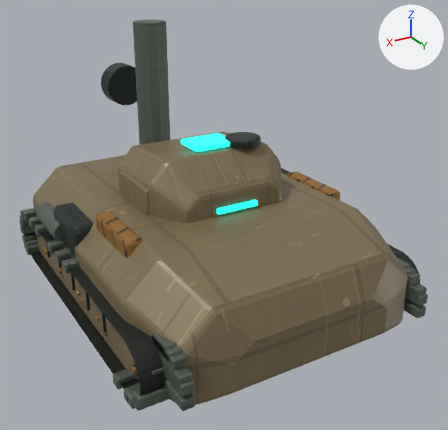
The glTF model assets/models/vehicles/bulwark.glb, before and after one commit.
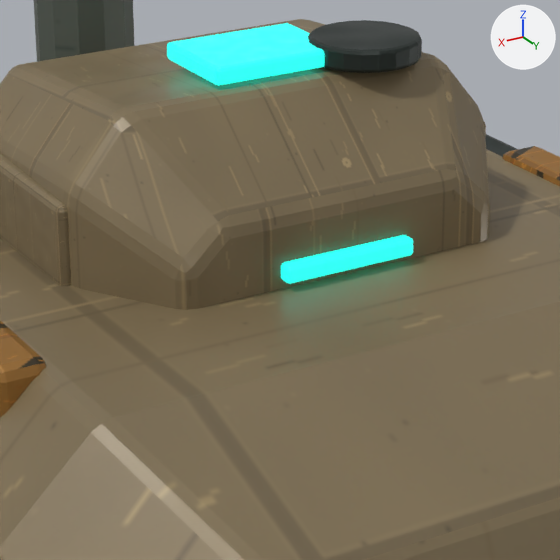
Old and new are each drawn whole from a 50 mm lens placed at (2.74, 4.98, 3.4), pointed at (-0.12, 0.22, 1.02) and again close up on the part from 29% to 68% of the width and 29% to 70% of the height. Lighting does not change. The marker at upper right points along +X, +Y and +Z. The older version's two pictures come first. Where no turn or scale is listed for an object, it has been applied to the vertices. Vertices at exactly the same position are counted once.

The older version as bpy lines, for what is in view:
```python
me_cube_696 = bpy.data.meshes.new('Cube.696')
me_cube_696.from_pydata(...)  # 56 vertices, 108 faces; spans x -0.21..0.21, y -0.157..0.157, z -0.027..0.027
me_cube_696.materials.append(mat_teamcolor___vehicle_identification)
me_static___vehicle___hazard___consolidated_mesh_006 = bpy.data.meshes.new('Static · Vehicle / hazard · consolidated mesh.006')
me_static___vehicle___hazard___consolidated_mesh_006.from_pydata(...)  # 2512 vertices, 4904 faces; spans x -0.18..2.64, y -0.29..2.78, z -0.11..0.86
me_static___vehicle___hazard___consolidated_mesh_006.materials.append(mat_vehicle___hazard)
me_teamcolor___consolidated_mesh_006 = bpy.data.meshes.new('TeamColor · consolidated mesh.006')
me_teamcolor___consolidated_mesh_006.from_pydata(...)  # 360 vertices, 700 faces; spans x -0.45..0.45, y -2.1..0.03, z -0.39..0.35
me_teamcolor___consolidated_mesh_006.materials.append(mat_teamcolor___vehicle_identification)
ob_static___vehicle___hazard = bpy.data.objects.new('Static · Vehicle / hazard', me_static___vehicle___hazard___consolidated_mesh_006)
ob_static___vehicle___hazard.location = (-1.229, -1.175, 0.39)
ob_teamcolor = bpy.data.objects.new('TeamColor', me_teamcolor___consolidated_mesh_006)
ob_teamcolor.location = (0.0, 0.98, 0.96)
ob_teamcolor_001 = bpy.data.objects.new('TeamColor.001', me_cube_696)
ob_teamcolor_001.location = (0.0, 0.12, 1.745)
# also in view: 'Static · Vehicle / steel' at (0.0, 0.0, 1.46); 'Static · Vehicle / armor_light.001' at (0.0, 0.0, 1.33); 'Bulwark · welded six-facet armored hull' at (0.0, 0.03, 0.74); 'Bulwark Assault · faceted traversing gunhouse' at (0.0, 0.0, 1.38); 'Static · Vehicle / dark.001' at (0.0, 0.0, 1.35)
```
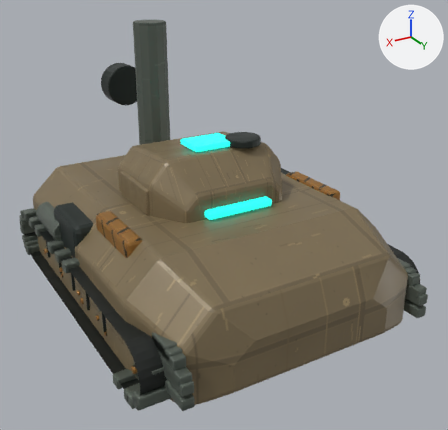
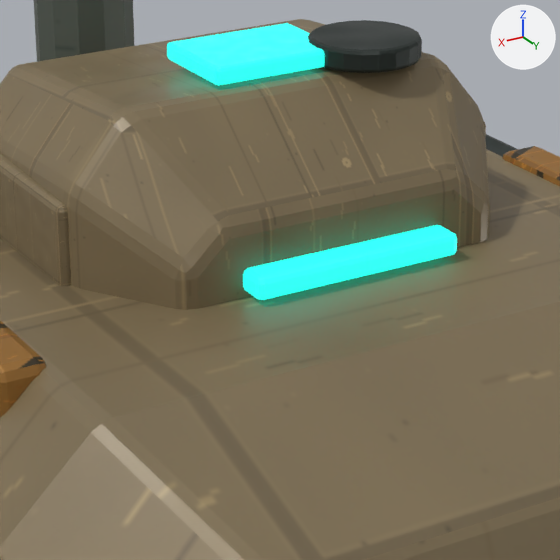
The change, as a diff of the scene's bpy script:
```diff
--- a/assets/models/vehicles/bulwark.glb.py
+++ b/assets/models/vehicles/bulwark.glb.py
@@ me_teamcolor___consolidated_mesh_006 @@
 # used by ob_teamcolor; location = (0.0, 0.98, 0.96)
-me_teamcolor___consolidated_mesh_006.from_pydata(...)  # 360 vertices, 700 faces; spans x -0.45..0.45, y -2.1..0.03, z -0.39..0.35
+me_teamcolor___consolidated_mesh_006.from_pydata(...)  # 472 vertices, 916 faces; spans x -1.05..1.05, y -2.1..0.03, z -0.39..0.35
+# me_teamcolor___consolidated_mesh_006 part 1
+# 3 vertices in x -0.21..-0.2, y -0.51..-0.5, z 0.29..0.3 move by (-0.11, -0.04, -0.01)
+# 3 vertices in x -0.21..-0.2, y -0.51..-0.5, z 0.3..0.35 move by (-0.11, -0.04, 0.0)
+# 3 vertices in x -0.21..-0.2, y -0.32..-0.31, z 0.29..0.3 move by (-0.11, 0.04, -0.01)
+# 3 vertices in x -0.21..-0.2, y -0.32..-0.31, z 0.3..0.35 move by (-0.11, 0.04, 0.0)
+# 3 vertices in x 0.2..0.21, y -0.51..-0.5, z 0.29..0.3 move by (0.11, -0.04, -0.01)
+# 3 vertices in x 0.2..0.21, y -0.51..-0.5, z 0.3..0.35 move by (0.11, -0.04, 0.0)
+# 38 vertices move from x -0.21..0.21, y -0.51..-0.31, z 0.29..0.35 to x -0.33..0.33, y -0.56..-0.26, z 0.28..0.35
+# other edits to the shape of me_teamcolor___consolidated_mesh_006 do not show in these pictures
 me_teamcolor___consolidated_mesh_006.materials.append(mat_teamcolor___vehicle_identification)
```

What differs and where, as boxes (x1, y1, x2, y2) in the close-ups (560 x 560 px):
'TeamColor', reshaped (62% wider, 52% taller)
    before: (281, 235, 413, 284)
    after: (243, 225, 457, 300)
